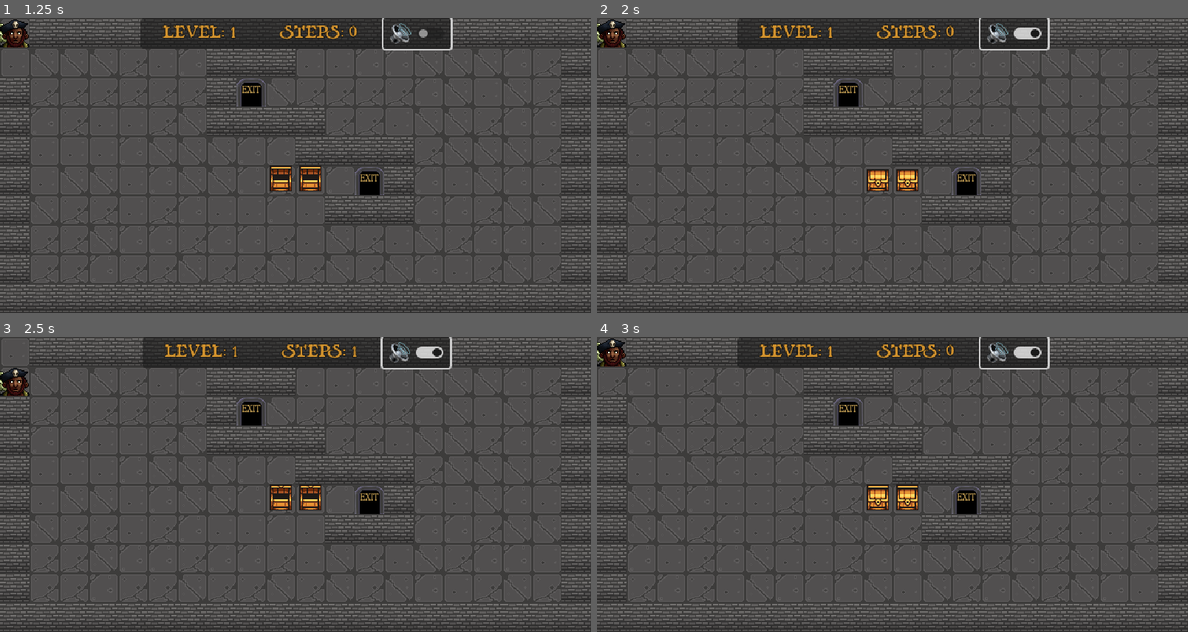
Above: before the commit, frames 1-4 (two rows, left to right).
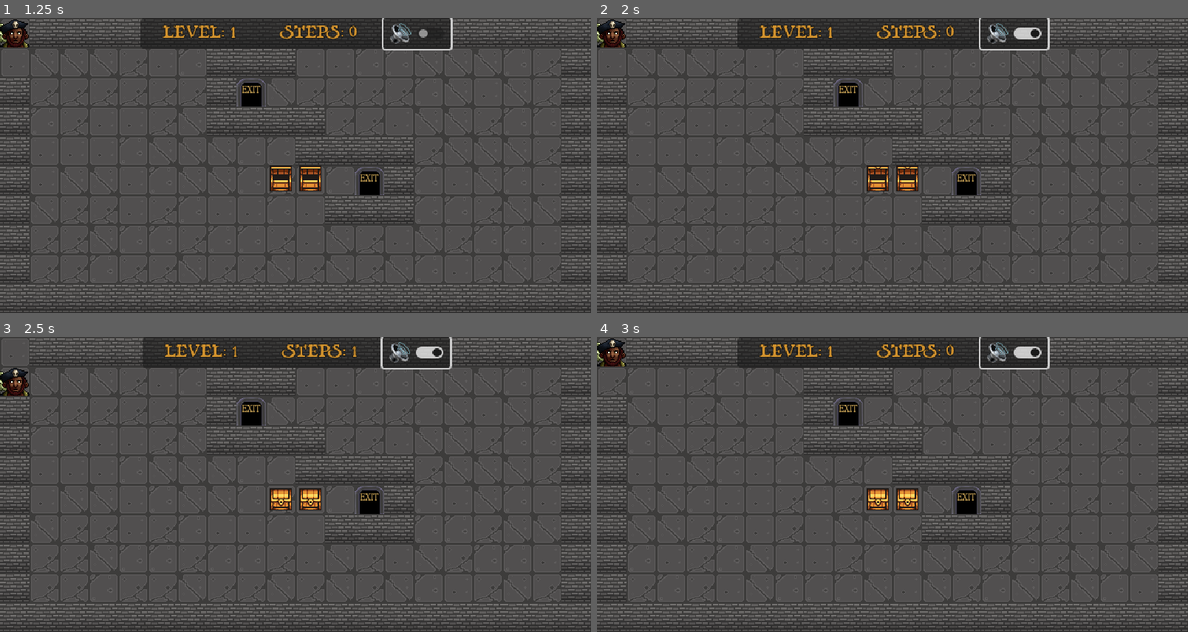
Above: after the commit, the same moments.

Repository: rdoetjes/pirateban
Game: Godot game, scene res://Game.tscn
Same seed, same stepped clock (60 frames per second), same inputs: the game is played once before the commit and once after it.
Inputs (mouse positions are in pixels of both pictures, inside the frame that each line leads up to):
- Up to frame 1 (1.25 s): click (419, 32) at 0.5 s
- Up to frame 2 (2 s): tap Enter at 1.25 s; hold Right (ui_right) from 1.28 s (still down)
- Up to frame 3 (2.5 s): release Right (ui_right) at 2.03 s; hold Down (ui_down) from 2.03 s (still down)
- Up to frame 4 (3 s): tap R (restart) at 2.75 s; release Down (ui_down) at 2.78 s; hold Right (ui_right) from 2.78 s (still down)

Frame 1 is identical in both runs. In frame 2, 0.4% of the frame differs, in the area x 45-55%, y 50-59%; in frame 3, 0.4%; in frame 4, less than 0.1%.

Commit message:
animation tweak

Diff:
--- a/Game.tscn
+++ b/Game.tscn
@@ -262,7 +262,7 @@
 
 [node name="AudioStreamPlayer2D" type="AudioStreamPlayer2D" parent="."]
 stream = ExtResource("5_mm7s5")
-volume_db = -42.4
+volume_db = -37.045
 autoplay = true
 
 [connection signal="pressed" from="UI/PanelContainer/HBoxContainer/CheckButton" to="." method="_on_check_button_pressed"]
--- a/Treasure.tscn
+++ b/Treasure.tscn
@@ -31,7 +31,13 @@
 "texture": SubResource("AtlasTexture_oolpr")
 }, {
 "duration": 1.0,
+"texture": SubResource("AtlasTexture_oolpr")
+}, {
+"duration": 1.0,
 "texture": SubResource("AtlasTexture_jrwk0")
+}, {
+"duration": 1.0,
+"texture": SubResource("AtlasTexture_1c27v")
 }],
 "loop": true,
 "name": &"default",
